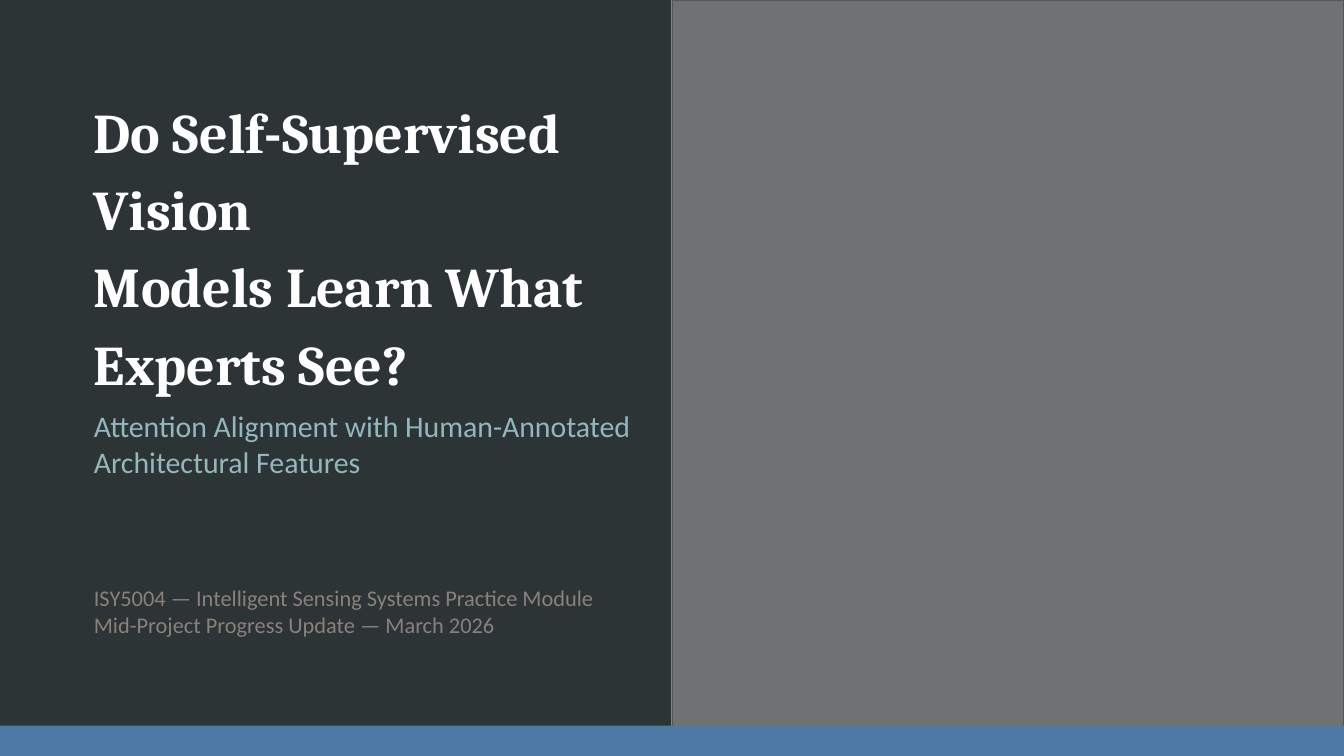
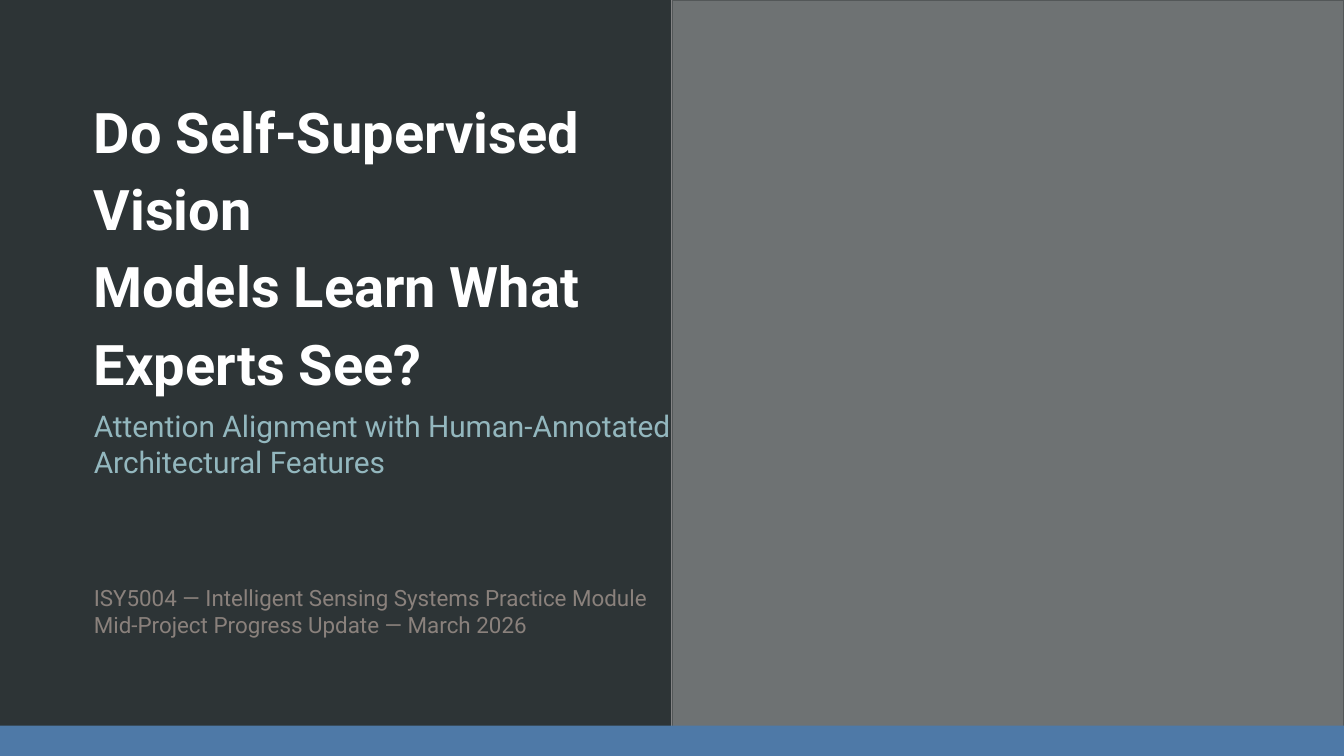
Before and after one commit to DesmondChoy/ssl_wikichurches, a slide deck: slide 1 of outputs/slides/presentation.pptx. Drawn at 1344x756 pixels with LibreOffice and Linux fonts; fonts in the diff are those of the drawing; grey boxes stand for pictures. Boxes give left, top, right and bottom in pixels: in the first picture for what was removed or moved away, otherwise in the second. Text is boxed around its words. In the diff, an @@ line names an element or a change of style, - is before the commit and + after.

```diff
--- a/outputs/slides/presentation.pptx
+++ b/outputs/slides/presentation.pptx
@@ text "Do Self-Supervised Vision" at [94, 110, 579, 397]: font Cambria to Roboto @@
@@ text "Attention Alignment with Human-Annotated" at [94, 414, 670, 473]: font Calibri to Roboto @@
@@ text "ISY5004 — Intelligent Sensing Systems ..." at [94, 589, 647, 638]: font Calibri to Roboto @@
```
Also in this commit, not shown: 10 other slides changed, 3 slides added, 2 slides removed, 2 other files.
